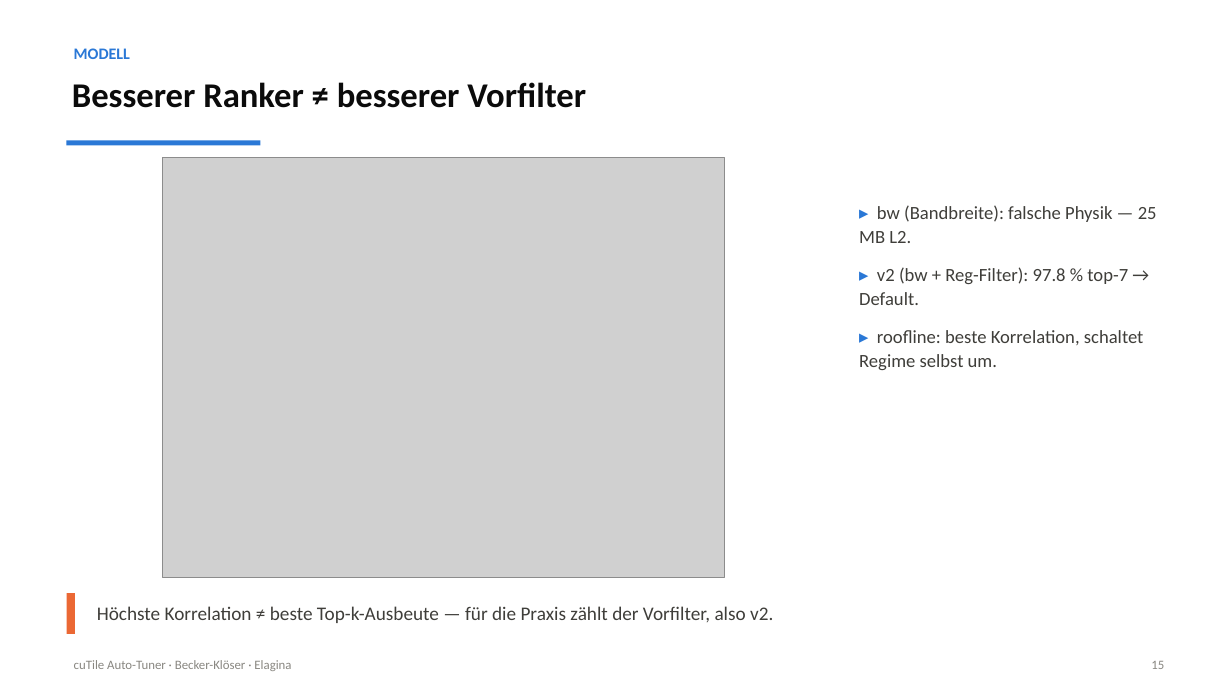
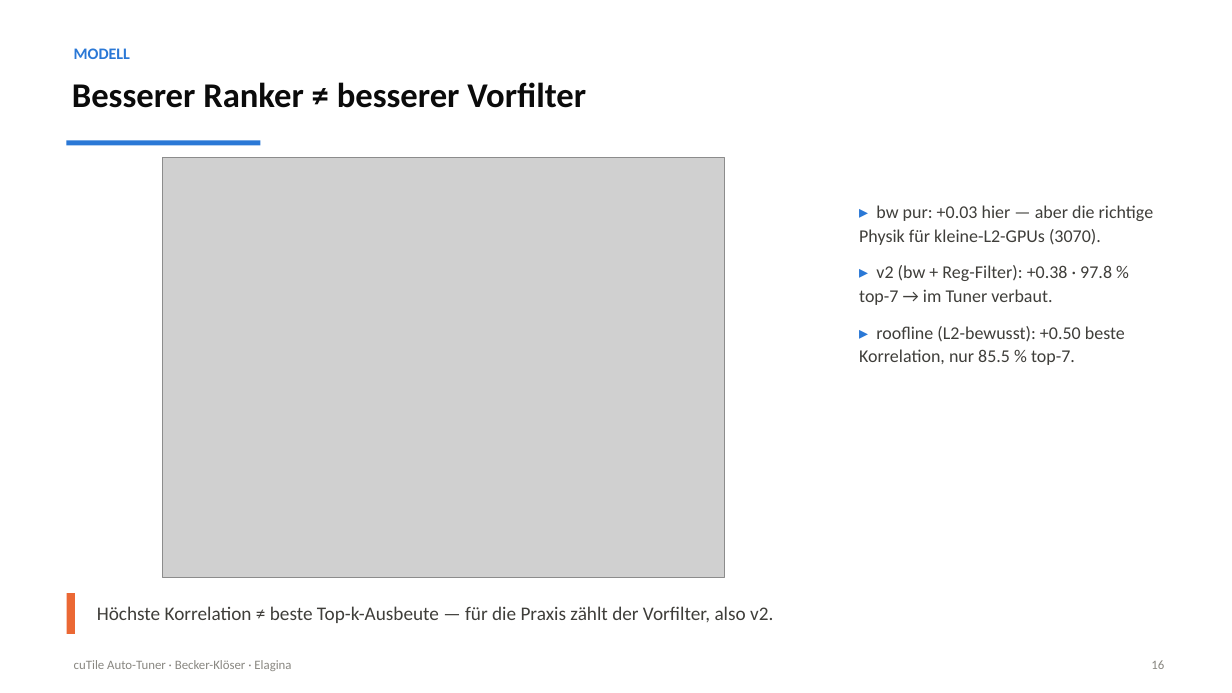
Before and after one commit to Niklas2021/MLA-SoSe-26, a slide deck: slide 22 of project/praesentation/cuTile_Auto-Tuner_normalized.pptx (slide 18 before the commit). Drawn at 1232x693 pixels with LibreOffice and Linux fonts; fonts in the diff are those of the drawing; grey boxes stand for pictures. Boxes give left, top, right and bottom in pixels: in the first picture for what was removed or moved away, otherwise in the second. Text is boxed around its words. In the diff, an @@ line names an element or a change of style, - is before the commit and + after.

```diff
--- a/project/praesentation/cuTile_Auto-Tuner_normalized.pptx
+++ b/project/praesentation/cuTile_Auto-Tuner_normalized.pptx
@@ text at box(859, 205, 1154, 365): text changed; size 14.5 to 14 pt @@
-▸ bw (Bandbreite): falsche Physik — 25 MB L2.
-▸ v2 (bw + Reg-Filter): 97.8 % top-7 → Default.
-▸ roofline: beste Korrelation, schaltet Regime selbst um.
+▸ bw pur: +0.03 hier — aber die richtige Physik für kleine-L2-GPUs (3070).
+▸ v2 (bw + Reg-Filter): +0.38 · 97.8 % top-7 → im Tuner verbaut.
+▸ roofline (L2-bewusst): +0.50 beste Korrelation, nur 85.5 % top-7.
@@ text at box(1151, 660, 1164, 669): text changed @@
-15
+16
```
Also in this commit, not shown: 14 other slides changed, 6 slides added, 6 other files.
